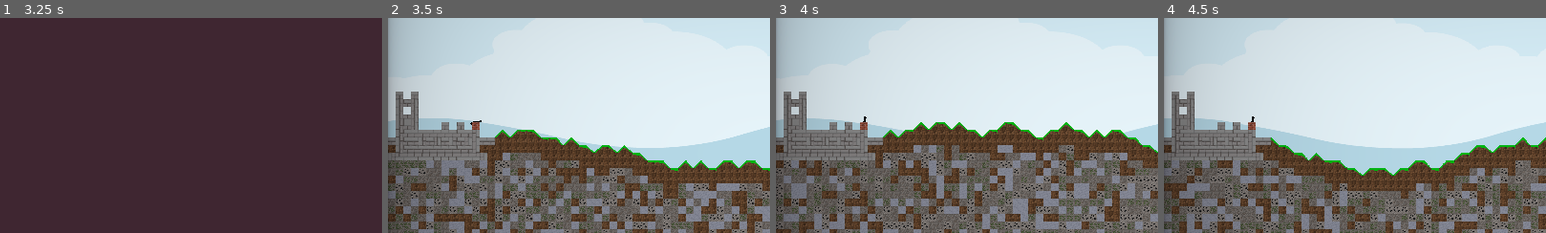
Above: before the commit, frames 1-4 (left to right).
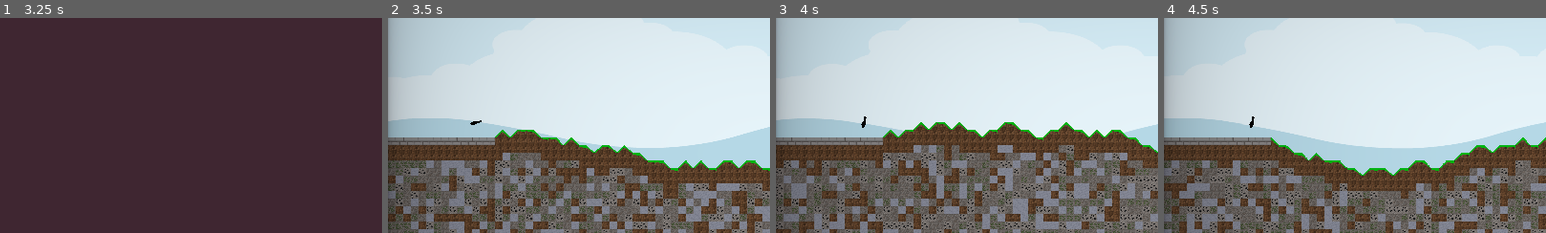
Above: after the commit, the same moments.

Repository: Coding-4Fun/Just4Fun_Mini_Shootergame
Game: Godot game, scene res://UI/MainMenuUI/MainMenuUI.tscn
Two runs of this game, one before a commit and one after it. Both use one fixed random seed, a clock stepped at 60 frames per second and the inputs below.
Inputs:
- Up to frame 1 (3.25 s): click "Play" at 0.5 s; click "Max Play Time" at 1.25 s; click "Max Play Time" at 2 s; click "Start Game" at 2.75 s
- Up to frame 2 (3.5 s): no input
- Up to frame 3 (4 s): click "Restart" at 3.5 s
- Up to frame 4 (4.5 s): click "Restart" at 4.25 s
The pictures show only the part of the screen within x 0-50%, y 18-68%; the shares and areas given below are measured in that part.

Frame 1 is identical in both runs. In frame 2, 3.7% of the frame differs, in the area x 0-26%, y 34-67%; in frame 3, 3.7%; in frame 4, 3.7%.
Error in both runs: Invalid assignment of property or key 'CanonLayer' with value of type 'TileMapLayer (layer_cannon.gd)' on a base object of type 'Node (Preloads.gd)'. (res://Ma…

Commit message:
Add: react to re-/generate map signal

Diff:
--- a/MainGameScene/terrain_layer/layer_castle.gd
+++ b/MainGameScene/terrain_layer/layer_castle.gd
@@ -1,6 +1,13 @@
 extends TileMapLayerBase
+
+@onready var pattterncnt := tile_set.get_patterns_count()
 
 
 # Called when the node enters the scene tree for the first time.
 func _ready() -> void:
+	SignalBus.MapGenerateWorldTileMap.connect(_on_MapGeneratorWorldTileMap)
 	pass # Replace with function body.
+
+
+func _on_MapGeneratorWorldTileMap() -> void:
+	clear()
